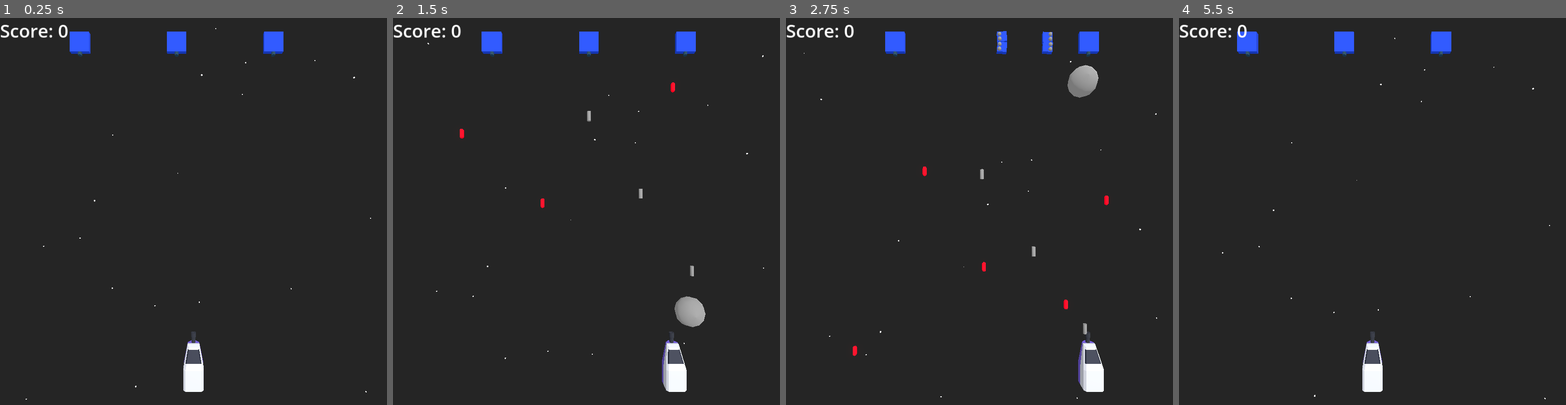
Above: before the commit, frames 1-4 (left to right).
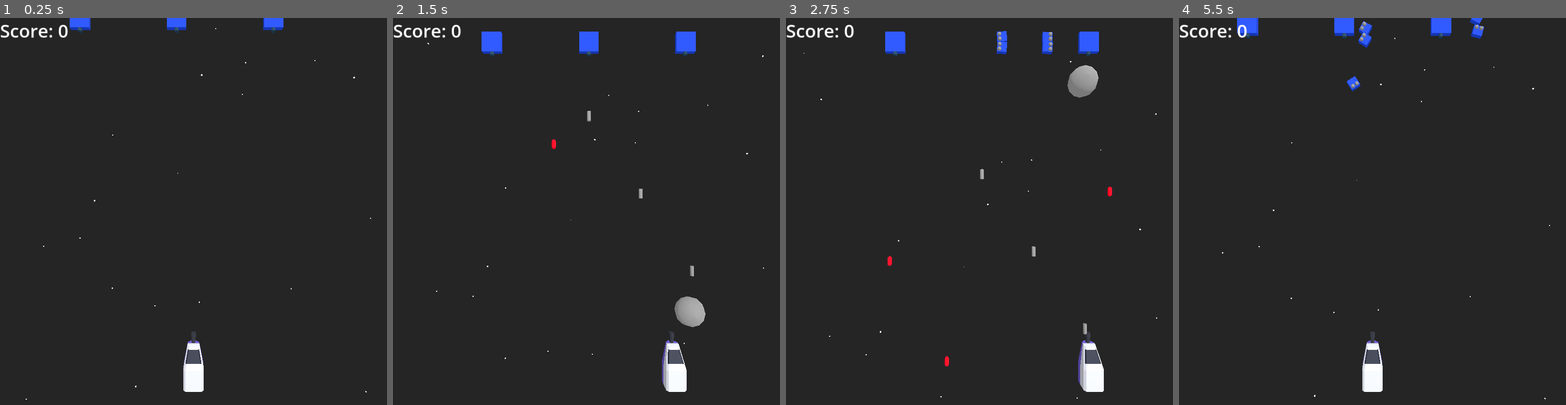
Above: after the commit, the same moments.

Repository: doctor-g/LD56
Game: Godot game, scene res://world/world.tscn
Same seed, same stepped clock (60 frames per second), same inputs: the game is played once before the commit and once after it.
Inputs (mouse positions are in pixels of both pictures, inside the frame that each line leads up to):
- Up to frame 1 (0.25 s): no input
- Up to frame 2 (1.5 s): move the mouse to (671, 192) at 0.52 s; hold D (move_right) 0.53-1.28 s; hold Space (fire) 0.53-1.28 s; move the mouse to (509, 230) at 1.27 s; hold A (move_left) from 1.28 s (still down); tap X (launch_bubble) at 1.35 s
- Up to frame 3 (2.75 s): move the mouse to (1018, 126) at 2.02 s; release A (move_left) at 2.03 s; hold D (move_right) from 2.03 s (still down); hold Space (fire) from 2.03 s (still down)
- Up to frame 4 (5.5 s): move the mouse to (1353, 288) at 2.77 s; release Space (fire) at 2.78 s; tap X (launch_bubble) at 2.85, 4.35 s; move the mouse to (1488, 269) at 3.52 s; release D (move_right) at 3.53 s; hold Space (fire) 3.53-4.28 s; hold A (move_left) 3.53-5 s; move the mouse to (1256, 153) at 4.27 s; click "Play Again" at 5 s

The runs differ from the first frame. In frame 1, 1.4% of the frame differs, in the area x 18-74%, y 0-10%; in frame 2, 0.1%; in frame 3, 0.2%; in frame 4, 1.8%, in the area x 15-79%, y 0-19%.

Commit message:
Make waves automatically descend

Diff:
--- a/project/enemies/square_enemy.gd
+++ b/project/enemies/square_enemy.gd
@@ -4,8 +4,8 @@
 signal hit_right
 signal destroyed
 
-var mean_time_between_shots := 1.0
-var deviation_between_shots := 0.2
+var mean_time_between_shots := 1.5
+var deviation_between_shots := 0.3
 
 func _ready() -> void:
 	_prepare_next_shot()
@@ -21,7 +21,8 @@
 func damage() -> void:
 	for critter in $Critters.get_children():
 		critter.bound = false
-		critter.reparent(get_parent())
+		# Yuck.
+		critter.reparent(get_tree().root)
 		critter.top_level = true
 	destroyed.emit()
 	queue_free()
--- a/project/enemies/wave.gd
+++ b/project/enemies/wave.gd
@@ -1,10 +1,13 @@
 extends Node3D
 
-@export var size := 1
-@export var space_between := 5
+const DESCEND_DISTANCE := 2.0
 
+var size := 1
+var space_between := 5
+var time_between_descents := 3.0
 var speed := 3.5
-var direction := Vector3(-1,0,0)
+
+var _direction := Vector3(-1,0,0)
 
 @onready var _enemies_remaining := size
 
@@ -18,10 +21,10 @@
 			enemy.position.x = remap(i, 0, size-1, -mob_width/2, mob_width/2)
 
 		enemy.hit_left.connect(func():
-			direction = Vector3(1,0,0)
+			_direction = Vector3(1,0,0)
 		)
 		enemy.hit_right.connect(func():
-			direction = Vector3(-1,0,0)
+			_direction = Vector3(-1,0,0)
 		)
 		enemy.destroyed.connect(func():
 			_enemies_remaining -= 1
@@ -29,6 +32,16 @@
 				queue_free()
 		)
 
+	descend()
+
+
+func descend() -> void:
+	await create_tween()\
+		.tween_property(self, "position:z", position.z + DESCEND_DISTANCE, 1.0)\
+		.finished
+	await get_tree().create_timer(time_between_descents).timeout
+	descend()
+
 
 func _physics_process(delta: float) -> void:
-	position += direction * speed * delta
+	position += _direction * speed * delta
--- a/project/world/world.gd
+++ b/project/world/world.gd
@@ -16,7 +16,7 @@
 	mob.size = 3
 	add_child(mob)
 	mob.global_position = $MobSpawnPoint.global_position
-
+	mob.descend()
 
 
 func _on_child_entered_tree(node: Node) -> void:
--- a/project/world/world.tscn
+++ b/project/world/world.tscn
@@ -98,7 +98,7 @@
 text = "Play Again"
 
 [node name="MobSpawnPoint" type="Marker3D" parent="."]
-transform = Transform3D(1, 0, 0, 0, 1, 0, 0, 0, 1, 0, 0, -17)
+transform = Transform3D(1, 0, 0, 0, 1, 0, 0, 0, 1, 0, 0, -19)
 
 [connection signal="child_entered_tree" from="." to="." method="_on_child_entered_tree"]
 [connection signal="pressed" from="GameOverContainer/PlayAgainButton" to="." method="_on_play_again_button_pressed"]
